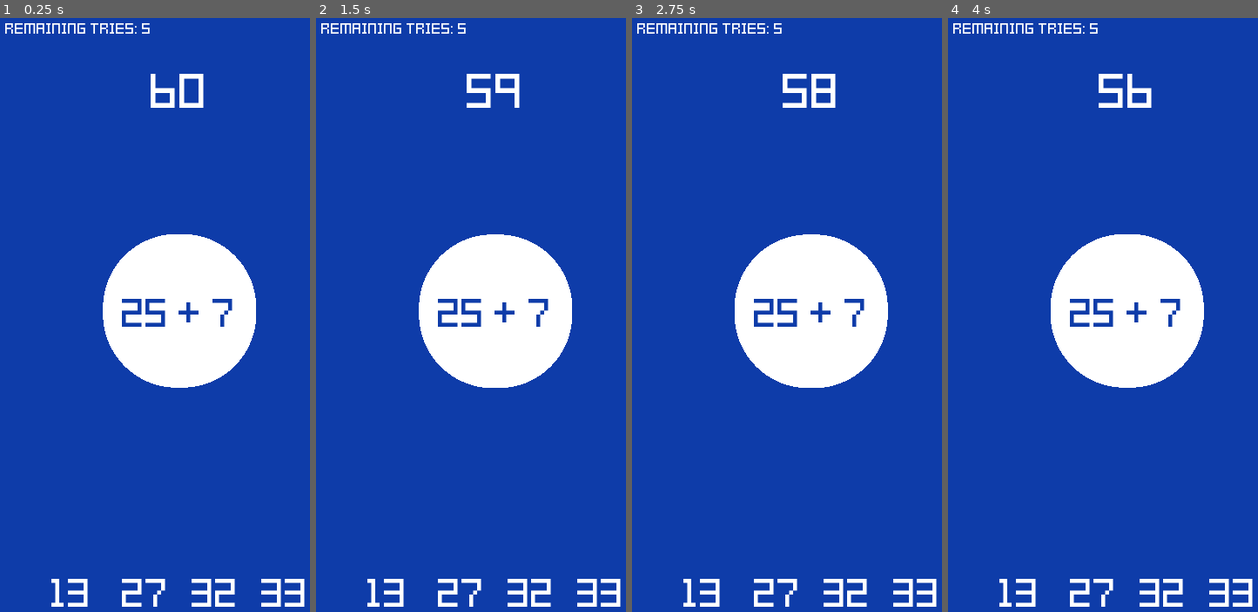
Above: before the commit, frames 1-4 (left to right).
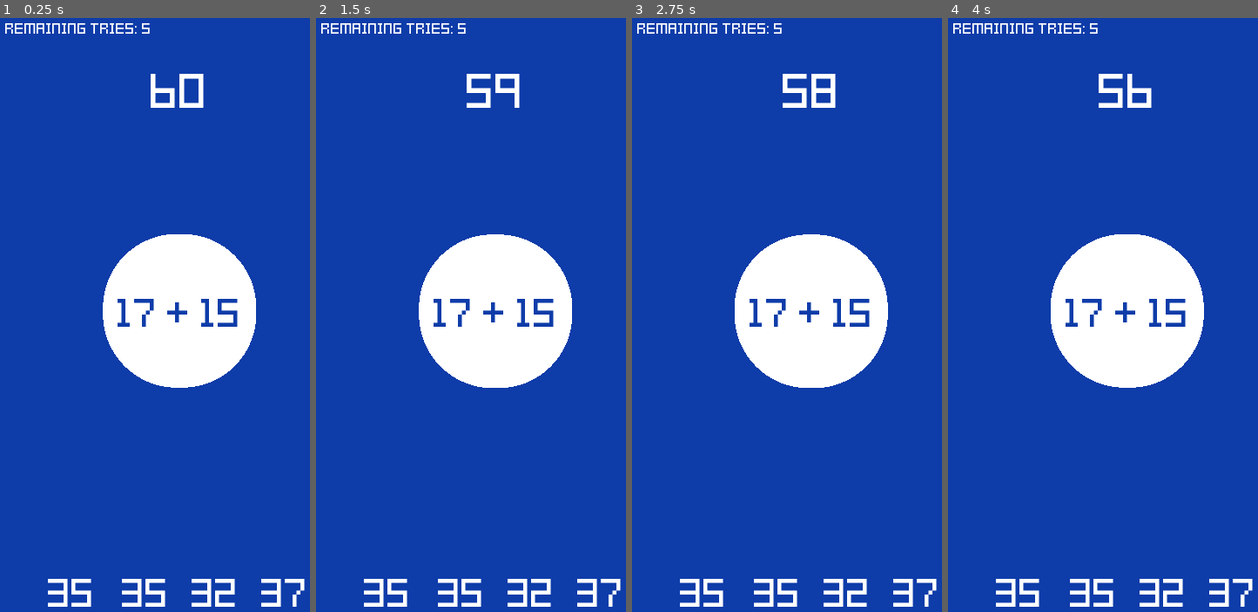
Above: after the commit, the same moments.

Repository: msanatan/Approximately
Game: Godot game, scene res://Scenes/Game.tscn
Two runs of this game, one before a commit and one after it. Both use one fixed random seed, a clock stepped at 60 frames per second and the inputs below. The project has no main scene, so this scene is started directly.
Inputs:
- Up to frame 1 (0.25 s): no input
- Up to frame 2 (1.5 s): tap Enter at 0.5 s
- Up to frame 3 (2.75 s): tap Space at 2 s
- Up to frame 4 (4 s): tap Enter at 3.5 s

The runs differ from the first frame. In frame 1, 1.4% of the frame differs, in the area x 15-99%, y 47-100%; in frame 2, 1.4%; in frame 3, 1.4%; in frame 4, 1.4%.

Commit message:
Generate questions and answers with a function
The answers are close to each other as well, perfect!
Plus they're always randomly placed, this is looking good

Diff:
--- a/Scenes/Game/Answers.tscn
+++ b/Scenes/Game/Answers.tscn
@@ -1,4 +1,6 @@
-[gd_scene load_steps=3 format=2]
+[gd_scene load_steps=4 format=2]
+
+[ext_resource path="res://Scripts/Game/Answers.gd" type="Script" id=1]
 
 [sub_resource type="DynamicFontData" id=1]
 font_path = "res://Assets/Fonts/Kenney Pixel Square.ttf"
@@ -9,6 +11,7 @@
 
 [node name="Answers" type="Node2D"]
 position = Vector2( 0, 640 )
+script = ExtResource( 1 )
 
 [node name="Answer1" type="Label" parent="."]
 margin_left = 64.0
--- a/Scenes/Game/GrowingCircle.tscn
+++ b/Scenes/Game/GrowingCircle.tscn
@@ -13,11 +13,11 @@
 [node name="GrowingCircle" type="Node2D"]
 script = ExtResource( 2 )
 
-[node name="Sprite" type="Sprite" parent="."]
+[node name="CircleSprite" type="Sprite" parent="."]
 scale = Vector2( 0.5, 0.5 )
 texture = ExtResource( 1 )
 
-[node name="Label" type="Label" parent="."]
+[node name="QuestionLabel" type="Label" parent="."]
 margin_left = -128.0
 margin_top = -96.0
 margin_right = 128.0
--- a/Scripts/Game.gd
+++ b/Scripts/Game.gd
@@ -3,15 +3,46 @@
 signal remaining_time_update
 signal remaining_tries_update
 signal grow_circle
+signal new_question
 
-export var remaining_tries = 5
-export var game_duration = 60
+export var remaining_tries: int = 5
+export var game_duration: int = 60
 onready var question_timer = $GameTimer
 onready var hud = $HUD
+onready var growing_circle = $GrowingCircle
+onready var answer_node = $Answers
+
+# Game logic
+var answer_diff: Array = [-3, -2, -1, 1, 2, 3]
+var wrong_answer_diff: Array = [-6, -5, -4, 4, 5, 6]
+var question_number_1: int
+var question_number_2: int
+var operator: String = "+"
+var answers: Array = []
+var correct_answer: int = 0
+
 
 func _ready():
+    randomize()
     hud.set_remaining_tries_text(remaining_tries)
     hud.set_countdown_text(game_duration)
+    generate_question()
+    growing_circle.set_question(question_number_1, question_number_2, operator)
+    answer_node.set_answers(answers)
+
+
+func generate_question():
+    question_number_1 = randi() % 35 + 5
+    question_number_2 = randi() % 35 + 5
+
+    if operator == "+":
+        correct_answer = question_number_1 + question_number_2
+
+    var close_answer: int = correct_answer + answer_diff[randi() % answer_diff.size()]
+    var wrong_answer_1: int = correct_answer + wrong_answer_diff[randi() % answer_diff.size()]
+    var wrong_answer_2: int = wrong_answer_1 + answer_diff[randi() % answer_diff.size()]
+    answers = [correct_answer, close_answer, wrong_answer_1, wrong_answer_2]
+    answers.shuffle()
 
 
 func _on_GameTimer_timeout():
--- /dev/null
+++ b/Scripts/Game/Answers.gd
@@ -0,0 +1,13 @@
+extends Node2D
+
+onready var answer_1: Label = $Answer1
+onready var answer_2: Label = $Answer2
+onready var answer_3: Label = $Answer3
+onready var answer_4: Label = $Answer4
+
+
+func set_answers(answers: Array):
+    answer_1.text = str(answers[0])
+    answer_2.text = str(answers[1])
+    answer_3.text = str(answers[2])
+    answer_4.text = str(answers[3])
--- a/Scripts/Game/GrowingCircle.gd
+++ b/Scripts/Game/GrowingCircle.gd
@@ -1,12 +1,18 @@
 extends Node2D
 
 export var GROW_INTERVAL = 0.1
-onready var circle = $Sprite
+onready var circle: Sprite = $CircleSprite
+onready var question_label: Label = $QuestionLabel
+
 
 func _process(delta):
     circle.rotate(delta * PI * 2)
 
 
+func set_question(num_1: int, num_2: int, operator: String):
+    question_label.text = "%d %s %d" % [num_1, operator, num_2]
+
+
 func _on_Game_grow_circle():
     circle.scale.x += GROW_INTERVAL
     circle.scale.y += GROW_INTERVAL
